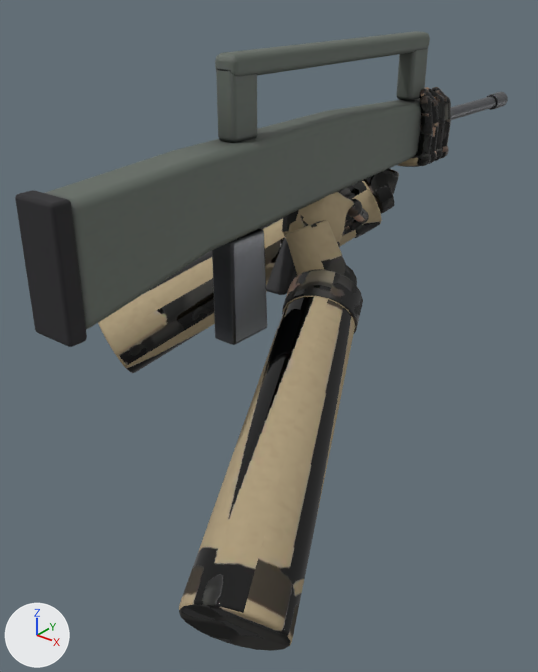
The glTF model spil/sigtekorn/modeller/salve.glb, before and after one commit.
The view is the same before and after, from a 50 mm camera at (0.498, -0.703, 0.185) aimed at (-0.046, -0.023, -0.237). Lighting does not change. The marker at lower left points along +X, +Y and +Z. The older version comes first. Vertices at exactly the same position are counted once.

Names of what the first picture shows: 'hænder', 'salve'.
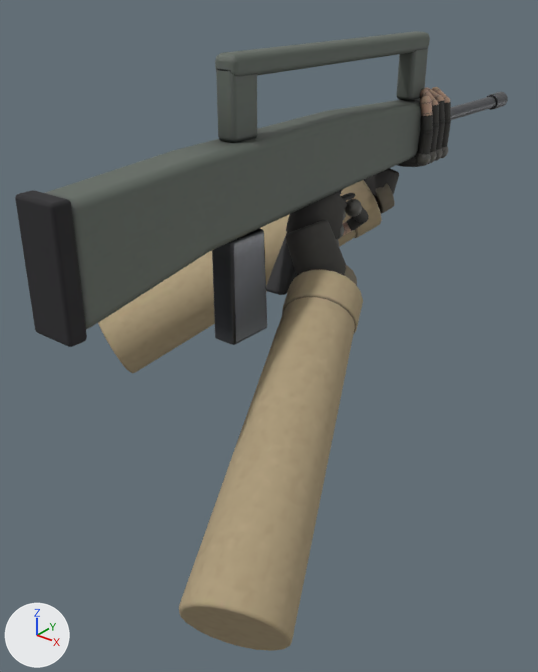
The edits, one by one:
me_finger0knoe is used by ob_hænder; location (0.0, 0.0, 0.0).
me_finger0knoe had 24320 vertices, 48304 faces and spanned x -0.281..0.235, y -0.391..0.277, z -0.354..0.049.
me_finger0knoe now has 6512 vertices, 12688 faces and spans x -0.281..0.235, y -0.391..0.277, z -0.354..0.049.
me_finger0knoe part 1: 117 vertices moved within x -0.04..0.029, y -0.018..0.091, z -0.119..-0.034; 12794 vertices removed from x -0.042..0.034, y -0.04..0.093, z -0.121..-0.027; 2282 vertices added at x -0.041..0.033, y -0.036..0.093, z -0.119..-0.027.
me_finger0knoe part 2: 105 vertices moved within x -0.037..0.038, y 0.202..0.274, z -0.056..0.044; 9499 vertices removed from x -0.045..0.041, y 0.2..0.277, z -0.057..0.048; 2203 vertices added at x -0.044..0.041, y 0.2..0.276, z -0.057..0.048.
me_finger0knoe part 3: 1890 kept faces spanning x -0.281..0.235, y -0.391..0.27, z -0.354..0.047 get new texture (UV) coordinates.

Boxes [x1, y1, x2, y2] around the edits, measured in the pictures (538 x 672 px):
part 1 of me_finger0knoe, cut back
    before: [282, 191, 369, 247]
    after: [286, 192, 369, 246]
part 2 of me_finger0knoe, cut back
    both: [397, 87, 451, 167]
part 3 of me_finger0knoe, surface changed
    both: [116, 89, 446, 651]
